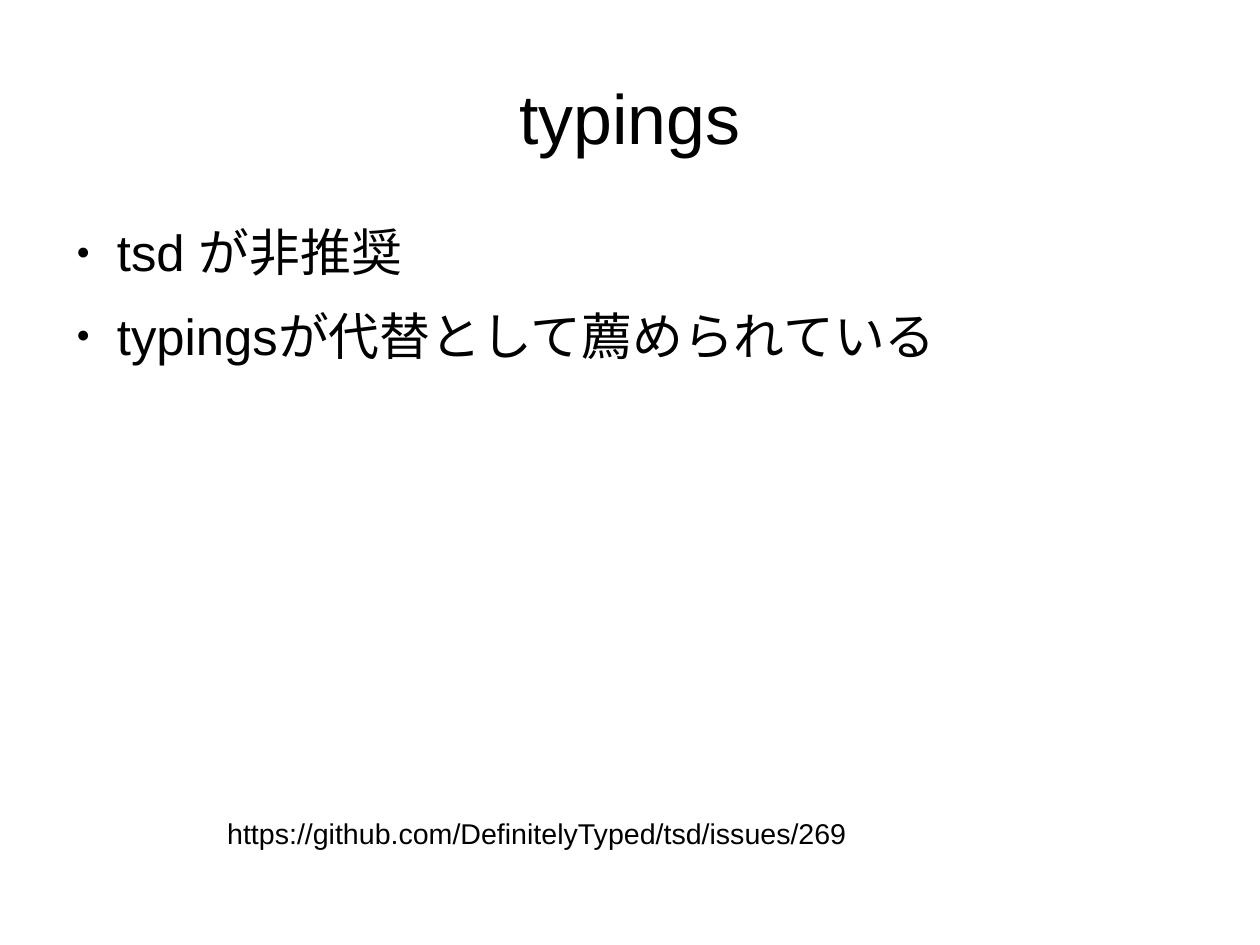
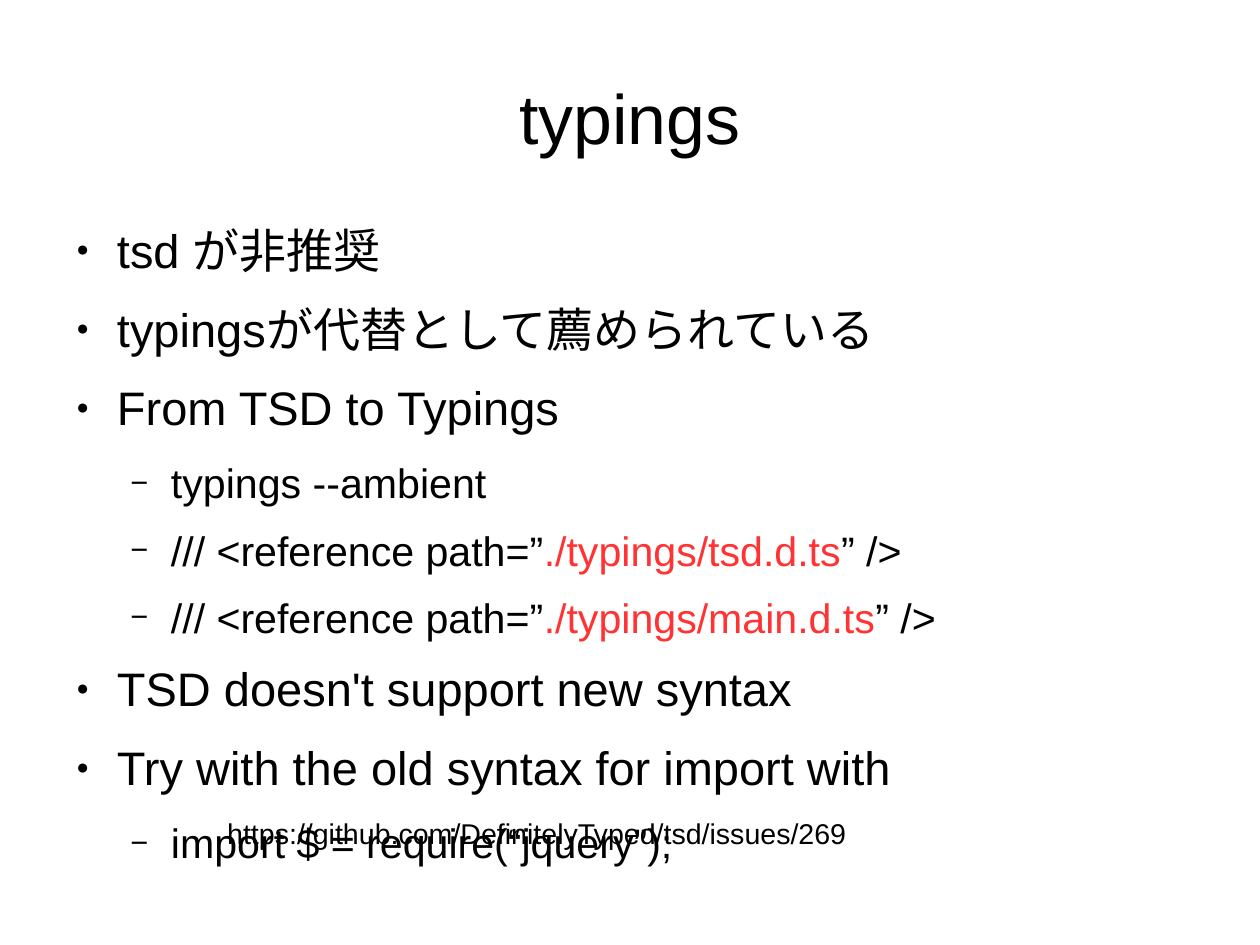
Before and after one commit to sallop/til, a slide deck: slide 4 of typescript.odp. Drawn at 1260x945 pixels with LibreOffice and Linux fonts; fonts in the diff are those of the drawing. Boxes give left, top, right and bottom in pixels: in the first picture for what was removed or moved away, otherwise in the second. Text is boxed around its words. In the diff, an @@ line names an element or a change of style, - is before the commit and + after.

Commit message:
TS1110 & TS2300

```diff
--- a/typescript.odp
+++ b/typescript.odp
@@ text at [117,228,874,355]: size 32 to 29.6 pt in "tsd が非推奨", "typingsが代替として薦められている" @@
@@ text at [117,391,891,794]: paragraphs added @@
+● From TSD to Typings
+  − typings --ambient
+  − /// <reference path=”./typings/tsd.d.ts” />
+  − /// <reference path=”./typings/main.d.ts” />
+● TSD doesn't support new syntax
+● Try with the old syntax for import with
+  − import $ = require(“jquery”);
```
Also in this commit, not shown: 7 slides added.
